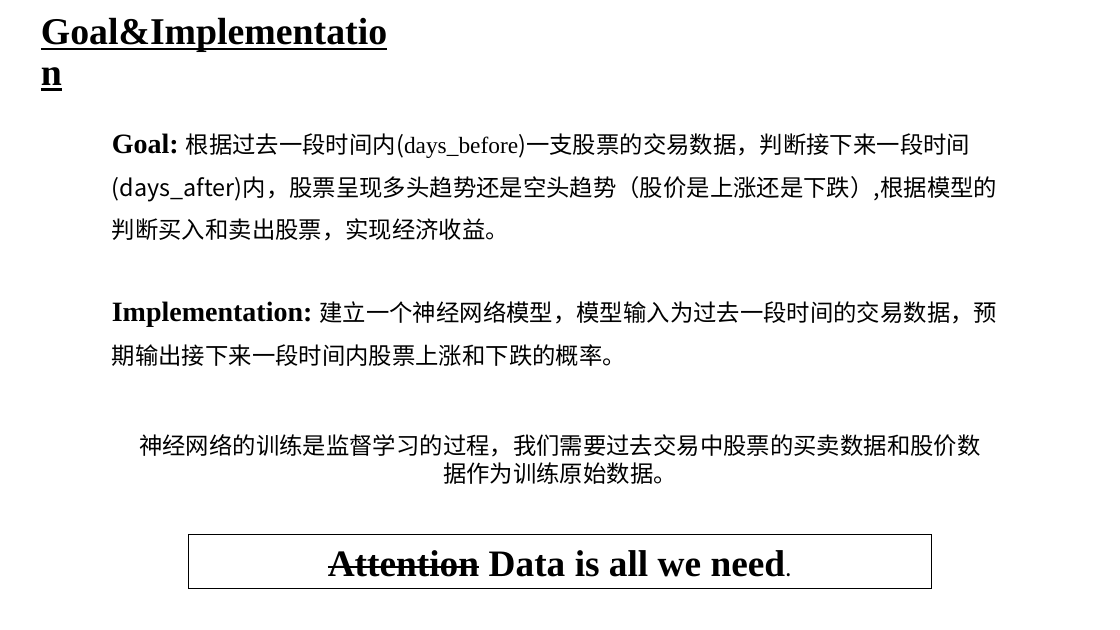
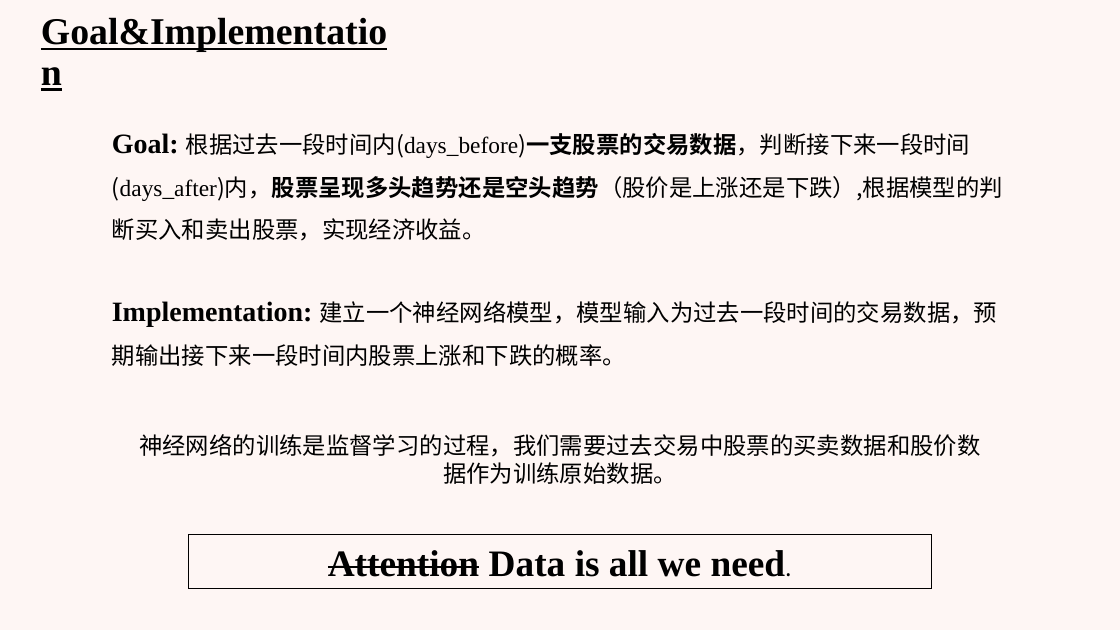
Before and after one commit to Jzzzi/Courses, a slide deck: slide 3 of introToAi/FinalPre/人工智能导论 股票预测.pptx. Drawn at 1120x630 pixels with LibreOffice and Linux fonts; fonts in the diff are those of the drawing. Boxes give left, top, right and bottom in pixels: in the first picture for what was removed or moved away, otherwise in the second. Text is boxed around its words. In the diff, an @@ line names an element or a change of style, - is before the commit and + after.

```diff
--- a/introToAi/FinalPre/人工智能导论 股票预测.pptx
+++ b/introToAi/FinalPre/人工智能导论 股票预测.pptx
@@ background #FFFFFF to #FEF6F4 @@
@@ text "Goal: 根据过去一段时间内(days_before)一支股票的交易数据，判断接下来一段时间(days_after)内 ..." at <box>112,133,1003,241</box>: font Noto Sans CJK SC to Times New Roman, bold on in "根据过去一段时间内(days_before)一支股票的交易数据，判断接下来一段时间(days_after)内，股票呈现多 ..." @@
```
Also in this commit, not shown: 12 other slides changed, 4 slides added, 2 slides removed, 4 other files.
